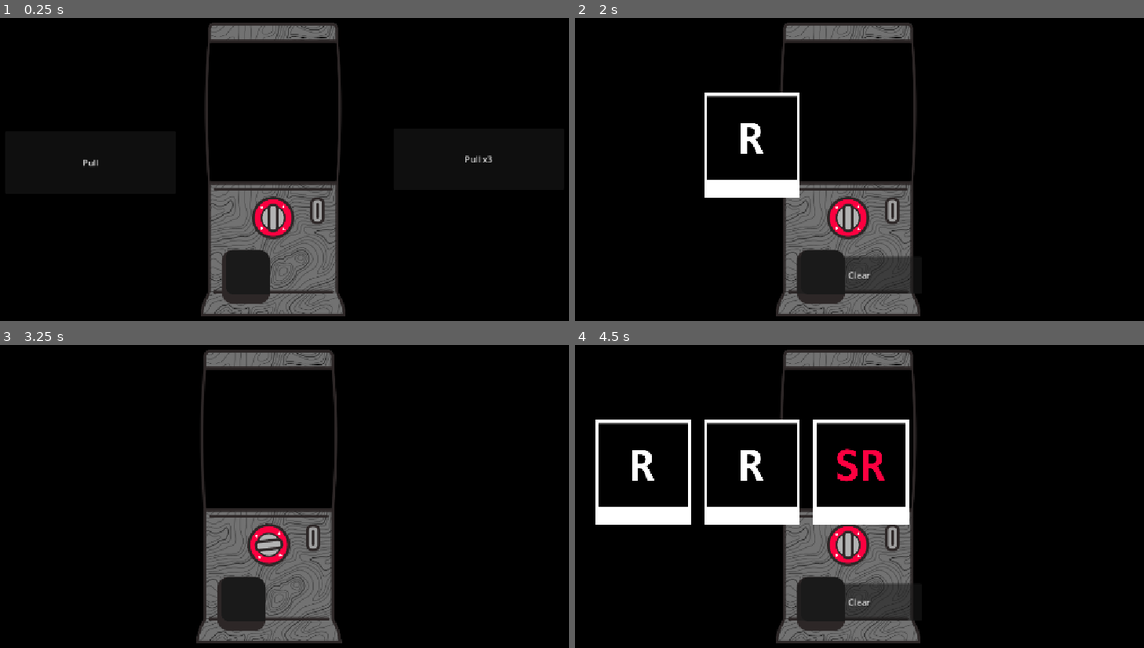
Above: before the commit, frames 1-4 (two rows, left to right).
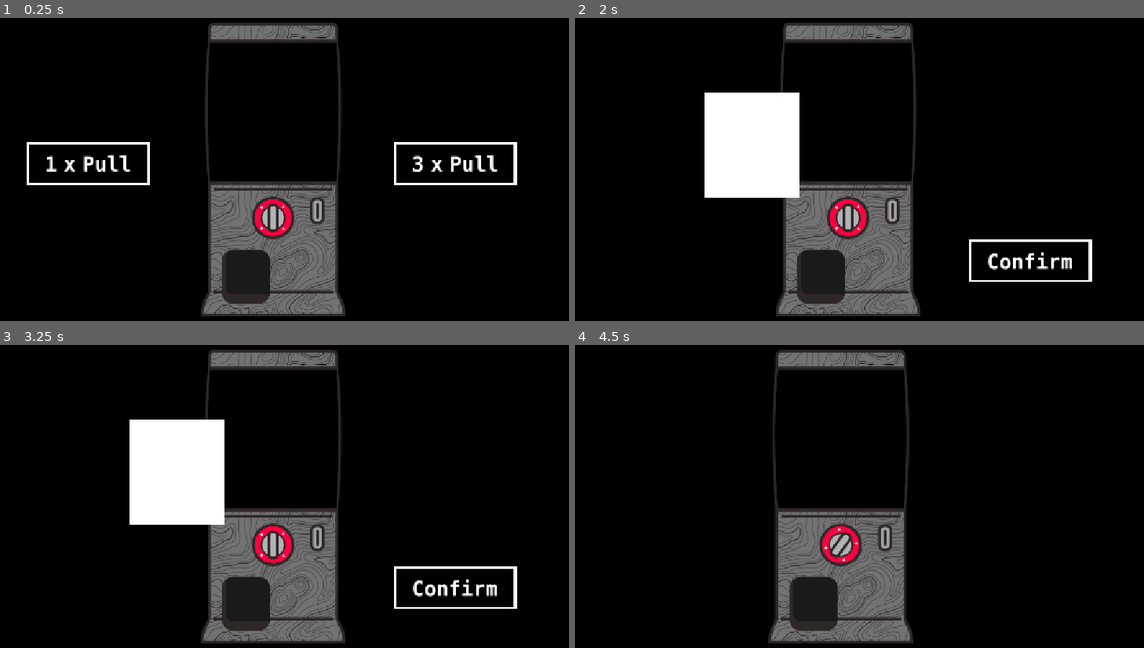
Above: after the commit, the same moments.

Repository: jesterngame/gachatest
Game: Godot game, scene res://Main.tscn
The game is run twice, just before and just after one commit, with the same random seed, the same clock (stepped at 60 frames per second) and the same inputs.
Inputs (mouse positions are in pixels of both pictures, inside the frame that each line leads up to):
- Up to frame 1 (0.25 s): no input
- Up to frame 2 (2 s): click (666, 163) at 0.5 s, where only the run before the commit has a clickable "Pull"; move the mouse to (984, 142) at 1.27 s; click (984, 142) at 1.42 s
- Up to frame 3 (3.25 s): click (284, 602) at 2 s, where only the run before the commit has a clickable "Clear"; click (477, 487) at 2.75 s, where only the run before the commit has a clickable "Pull x3"
- Up to frame 4 (4.5 s): click (1030, 587) at 3.52 s; click (666, 490) at 4.27 s

The runs differ from the first frame. In frame 1, 1.7% of the frame differs, in the area x 4-91%, y 40-56%; in frame 2, 6.3%; in frame 3, 11%; in frame 4, 11%, in the area x 3-61%, y 1-99%.

Commit message:
Updating Game

Diff:
--- a/Card.gd
+++ b/Card.gd
@@ -1,5 +1,6 @@
 extends Node2D
 
+var card_flipped = false
 
 # Called when the node enters the scene tree for the first time.
 func _ready() -> void:
@@ -14,7 +15,10 @@
 func _on_area_2d_mouse_entered() -> void:
 	pass # Replace with function body.
 
-
+func flip_cheki():
+	if(!card_flipped):
+		self.get_node("AnimationPlayer").play("card_flip")
+		card_flipped = true
 
 
 
--- a/Card.tscn
+++ b/Card.tscn
@@ -2,15 +2,129 @@
 
 [ext_resource type="Texture2D" uid="uid://cscobcgcttn0e" path="res://cheki/cheki-r.png" id="1_dd2wi"]
 [ext_resource type="Script" uid="uid://b8sqygro5mgwd" path="res://Card.gd" id="1_hael8"]
+[ext_resource type="Texture2D" uid="uid://clt5l47223aum" path="res://cheki/cheki-back.png" id="3_21rx5"]
 
 [sub_resource type="RectangleShape2D" id="RectangleShape2D_pdkc8"]
 size = Vector2(440, 481)
+
+[sub_resource type="Animation" id="Animation_21rx5"]
+length = 0.001
+tracks/0/type = "value"
+tracks/0/imported = false
+tracks/0/enabled = true
+tracks/0/path = NodePath("CardBack:scale")
+tracks/0/interp = 1
+tracks/0/loop_wrap = true
+tracks/0/keys = {
+"times": PackedFloat32Array(0),
+"transitions": PackedFloat32Array(1),
+"update": 0,
+"values": [Vector2(0.99999994, 0.99999994)]
+}
+tracks/1/type = "value"
+tracks/1/imported = false
+tracks/1/enabled = true
+tracks/1/path = NodePath("CardBack:z_index")
+tracks/1/interp = 1
+tracks/1/loop_wrap = true
+tracks/1/keys = {
+"times": PackedFloat32Array(0),
+"transitions": PackedFloat32Array(1),
+"update": 1,
+"values": [0]
+}
+tracks/2/type = "value"
+tracks/2/imported = false
+tracks/2/enabled = true
+tracks/2/path = NodePath("CardImage:z_index")
+tracks/2/interp = 1
+tracks/2/loop_wrap = true
+tracks/2/keys = {
+"times": PackedFloat32Array(0),
+"transitions": PackedFloat32Array(1),
+"update": 1,
+"values": [-1]
+}
+tracks/3/type = "value"
+tracks/3/imported = false
+tracks/3/enabled = true
+tracks/3/path = NodePath("CardImage:scale")
+tracks/3/interp = 1
+tracks/3/loop_wrap = true
+tracks/3/keys = {
+"times": PackedFloat32Array(0),
+"transitions": PackedFloat32Array(1),
+"update": 0,
+"values": [Vector2(1, 1)]
+}
+
+[sub_resource type="Animation" id="Animation_3ujke"]
+resource_name = "card_flip"
+tracks/0/type = "value"
+tracks/0/imported = false
+tracks/0/enabled = true
+tracks/0/path = NodePath("CardBack:scale")
+tracks/0/interp = 1
+tracks/0/loop_wrap = true
+tracks/0/keys = {
+"times": PackedFloat32Array(0, 0.1, 0.2),
+"transitions": PackedFloat32Array(1, 1, 1),
+"update": 0,
+"values": [Vector2(0.99999994, 0.99999994), Vector2(0.1, 1), Vector2(1, 1)]
+}
+tracks/1/type = "value"
+tracks/1/imported = false
+tracks/1/enabled = true
+tracks/1/path = NodePath("CardBack:z_index")
+tracks/1/interp = 1
+tracks/1/loop_wrap = true
+tracks/1/keys = {
+"times": PackedFloat32Array(0, 0.1),
+"transitions": PackedFloat32Array(1, 1),
+"update": 1,
+"values": [0, -1]
+}
+tracks/2/type = "value"
+tracks/2/imported = false
+tracks/2/enabled = true
+tracks/2/path = NodePath("CardImage:z_index")
+tracks/2/interp = 1
+tracks/2/loop_wrap = true
+tracks/2/keys = {
+"times": PackedFloat32Array(0, 0.1),
+"transitions": PackedFloat32Array(1, 1),
+"update": 1,
+"values": [-1, 0]
+}
+tracks/3/type = "value"
+tracks/3/imported = false
+tracks/3/enabled = true
+tracks/3/path = NodePath("CardImage:scale")
+tracks/3/interp = 1
+tracks/3/loop_wrap = true
+tracks/3/keys = {
+"times": PackedFloat32Array(0, 0.1, 0.2),
+"transitions": PackedFloat32Array(1, 1, 1),
+"update": 0,
+"values": [Vector2(1, 1), Vector2(0.1, 1), Vector2(1, 1)]
+}
+
+[sub_resource type="AnimationLibrary" id="AnimationLibrary_wi8ie"]
+_data = {
+&"RESET": SubResource("Animation_21rx5"),
+&"card_flip": SubResource("Animation_3ujke")
+}
 
 [node name="Card" type="Node2D" unique_id=702625147]
 scale = Vector2(0.4, 0.4)
 script = ExtResource("1_hael8")
 
+[node name="CardBack" type="Sprite2D" parent="." unique_id=842862574]
+scale = Vector2(0.99999994, 0.99999994)
+texture = ExtResource("3_21rx5")
+
 [node name="CardImage" type="Sprite2D" parent="." unique_id=1219757451]
+z_index = -1
 texture = ExtResource("1_dd2wi")
 
 [node name="Area2D" type="Area2D" parent="." unique_id=195093193]
@@ -19,5 +133,8 @@
 position = Vector2(0, 0.5)
 shape = SubResource("RectangleShape2D_pdkc8")
 
+[node name="AnimationPlayer" type="AnimationPlayer" parent="." unique_id=647156225]
+libraries/ = SubResource("AnimationLibrary_wi8ie")
+
 [connection signal="mouse_entered" from="Area2D" to="." method="_on_area_2d_mouse_entered"]
 [connection signal="mouse_exited" from="Area2D" to="." method="_on_area_2d_mouse_exited"]
--- a/CardManager.gd
+++ b/CardManager.gd
@@ -1,14 +1,16 @@
 extends Node2D
 func _input(event):
-
+	#pass
 	if event is InputEventMouseButton and event.button_index == MOUSE_BUTTON_LEFT:
 		if event.pressed:
-			var mouse_pos = get_global_mouse_position()
-			print(mouse_pos.x)
-			print(mouse_pos.y)
-			#raycast check for card
+			#var mouse_pos = get_global_mouse_position()
+			#print(mouse_pos.x)
+			#print(mouse_pos.y)
+			var cheki = raycast_check_for_card()
+			if cheki:
+				cheki.flip_cheki()
 		else:
-			print("click release")
+			pass
 
 func raycast_check_for_card():
 	var space_state = get_world_2d().direct_space_state
--- a/Main.tscn
+++ b/Main.tscn
@@ -2,9 +2,18 @@
 
 [ext_resource type="Shader" uid="uid://dgksi11e7l2ms" path="res://scroll.gdshader" id="1_cm0pq"]
 [ext_resource type="Script" uid="uid://04eo85gms5il" path="res://CardManager.gd" id="1_uu6xs"]
-[ext_resource type="Texture2D" uid="uid://cxhq4mfds73cw" path="res://star-repeat-sw2.png" id="2_fos0i"]
+[ext_resource type="Texture2D" uid="uid://dbrq6gqwbtbd5" path="res://star-repeat-s.png" id="2_c2ibq"]
 [ext_resource type="Script" uid="uid://dehojqxx4kvcy" path="res://PlayerHand.gd" id="2_uu6xs"]
 [ext_resource type="PackedScene" uid="uid://vap1cidkr4pq" path="res://gacha_pon.tscn" id="3_fos0i"]
+[ext_resource type="Texture2D" uid="uid://bkie66gfvts4g" path="res://buttons/btn-pull-1-n.png" id="6_trn2v"]
+[ext_resource type="Texture2D" uid="uid://cdaf8f8d1y1r7" path="res://buttons/btn-pull-1-o.png" id="7_03owx"]
+[ext_resource type="Texture2D" uid="uid://dy532pgur2evg" path="res://buttons/btn-pull-1-h.png" id="8_wkp8b"]
+[ext_resource type="Texture2D" uid="uid://dvfujuvveijhp" path="res://buttons/btn-confirm-n.png" id="9_20pc6"]
+[ext_resource type="Texture2D" uid="uid://bcwl4o1805634" path="res://buttons/btn-pull-3-n.png" id="9_c2ibq"]
+[ext_resource type="Texture2D" uid="uid://dqn3s7etn4jg0" path="res://buttons/btn-confirm-o.png" id="10_5vvyt"]
+[ext_resource type="Texture2D" uid="uid://begy3avhr2nq0" path="res://buttons/btn-pull-3-o.png" id="10_j4qnp"]
+[ext_resource type="Texture2D" uid="uid://bxypswpxaedtk" path="res://buttons/btn-confirm-h.png" id="11_c6i3y"]
+[ext_resource type="Texture2D" uid="uid://dk8acv8n50v7f" path="res://buttons/btn-pull-3-h.png" id="11_fpfj3"]
 
 [sub_resource type="ShaderMaterial" id="ShaderMaterial_uu6xs"]
 shader = ExtResource("1_cm0pq")
@@ -26,7 +35,7 @@
 offset_top = -429.0
 offset_right = 1590.0
 offset_bottom = 1094.0
-texture = ExtResource("2_fos0i")
+texture = ExtResource("2_c2ibq")
 expand_mode = 1
 stretch_mode = 1
 
@@ -40,6 +49,7 @@
 script = ExtResource("2_uu6xs")
 
 [node name="SinglePull" type="Button" parent="." unique_id=1353156639]
+visible = false
 offset_left = 84.0
 offset_top = 274.0
 offset_right = 398.0
@@ -47,6 +57,7 @@
 text = "Pull"
 
 [node name="TriplePull" type="Button" parent="." unique_id=1571770162]
+visible = false
 offset_left = 797.0
 offset_top = 269.0
 offset_right = 1110.0
@@ -54,12 +65,44 @@
 text = "Pull x3"
 
 [node name="ClearHand" type="Button" parent="." unique_id=1669170987]
+visible = false
 offset_left = 482.0
 offset_top = 504.0
 offset_right = 711.0
 offset_bottom = 572.0
 text = "Clear"
 
+[node name="SPull" type="TextureButton" parent="." unique_id=820621668]
+offset_left = 124.0
+offset_top = 294.0
+offset_right = 350.0
+offset_bottom = 373.0
+texture_normal = ExtResource("6_trn2v")
+texture_pressed = ExtResource("7_03owx")
+texture_hover = ExtResource("8_wkp8b")
+
+[node name="TriplePullBtn" type="TextureButton" parent="." unique_id=1845701133]
+offset_left = 797.0
+offset_top = 294.0
+offset_right = 1023.0
+offset_bottom = 373.0
+texture_normal = ExtResource("9_c2ibq")
+texture_pressed = ExtResource("10_j4qnp")
+texture_hover = ExtResource("11_fpfj3")
+
+[node name="ConfirmBtn" type="TextureButton" parent="." unique_id=297630785]
+visible = false
+offset_left = 797.0
+offset_top = 472.0
+offset_right = 1023.0
+offset_bottom = 551.0
+texture_normal = ExtResource("9_20pc6")
+texture_pressed = ExtResource("10_5vvyt")
+texture_hover = ExtResource("11_c6i3y")
+
 [connection signal="pressed" from="SinglePull" to="PlayerHand" method="_on_single_pull_pressed"]
 [connection signal="pressed" from="TriplePull" to="PlayerHand" method="_on_triple_pull_pressed"]
 [connection signal="pressed" from="ClearHand" to="PlayerHand" method="_on_clear_hand_pressed"]
+[connection signal="pressed" from="SPull" to="PlayerHand" method="_on_s_pull_pressed"]
+[connection signal="pressed" from="TriplePullBtn" to="PlayerHand" method="_on_triple_pull_btn_pressed"]
+[connection signal="pressed" from="ConfirmBtn" to="PlayerHand" method="_on_confirm_btn_pressed"]
--- a/PlayerHand.gd
+++ b/PlayerHand.gd
@@ -70,6 +70,11 @@
 	$"../CardManager".add_child(new_card)
 	new_card.name = "Card"
 	add_card_to_hand(new_card)
+
+	print("Last Pull")
+	print(card_drawn)
+	print("Pulls Left")
+	print(gacha_pon.size())
 
 func drop_ball():
 
@@ -159,13 +164,16 @@
 		new_card.name = "Card"
 		add_card_to_hand(new_card)
 
+	print("Last Pull")
+	print(hand_assess)
+	print("Pulls Left")
 	print(gacha_pon.size())
 
 func clear_hand():
+
 	for child in $"../CardManager".get_children():
 		child.queue_free()
 	player_hand.clear()
-	print(player_hand)
 
 # Called every frame. 'delta' is the elapsed time since the previous frame.
 func _process(delta: float) -> void:
@@ -209,3 +217,36 @@
 	if(gacha_pon.size() >= 3):
 		$"../TriplePull".show()
 	$"../ClearHand".hide()
+
+
+func _on_s_pull_pressed() -> void:
+	$"../SPull".hide()
+	$"../TriplePullBtn".hide()
+	$"../GachaPon".shake(15.0, 0.5)
+	await get_tree().create_timer(0.6).timeout
+	drop_ball()
+	await get_tree().create_timer(0.7).timeout
+	draw_card()
+	check_reserve_dump()
+	$"../ConfirmBtn".show()
+
+func _on_triple_pull_btn_pressed() -> void:
+	$"../SPull".hide()
+	$"../TriplePullBtn".hide()
+	$"../GachaPon".shake(15.0, 0.5)
+	await get_tree().create_timer(0.6).timeout
+	drop_ball()
+	await get_tree().create_timer(0.7).timeout
+	draw_card_three()
+	check_reserve_dump()
+
+	$"../ConfirmBtn".show()
+
+
+func _on_confirm_btn_pressed() -> void:
+	clear_hand()
+	if(gacha_pon.size() >= 1):
+		$"../SPull".show()
+	if(gacha_pon.size() >= 3):
+		$"../TriplePullBtn".show()
+	$"../ConfirmBtn".hide()
--- a/project.godot
+++ b/project.godot
@@ -18,7 +18,6 @@
 [display]
 
 window/stretch/mode="canvas_items"
-window/stretch/aspect="expand"
 
 [physics]
 
Binary file added: buttons/btn-confirm-h.png
Not shown, added: buttons/btn-confirm-h.png.import
Binary file added: buttons/btn-confirm-n.png
Not shown, added: buttons/btn-confirm-n.png.import
Binary file added: buttons/btn-confirm-o.png
Not shown, added: buttons/btn-confirm-o.png.import
Binary file added: buttons/btn-pull-1-h.png
Not shown, added: buttons/btn-pull-1-h.png.import
Binary file added: buttons/btn-pull-1-n.png
Not shown, added: buttons/btn-pull-1-n.png.import
Binary file added: buttons/btn-pull-1-o.png
Not shown, added: buttons/btn-pull-1-o.png.import
(and 7 more such lines)
